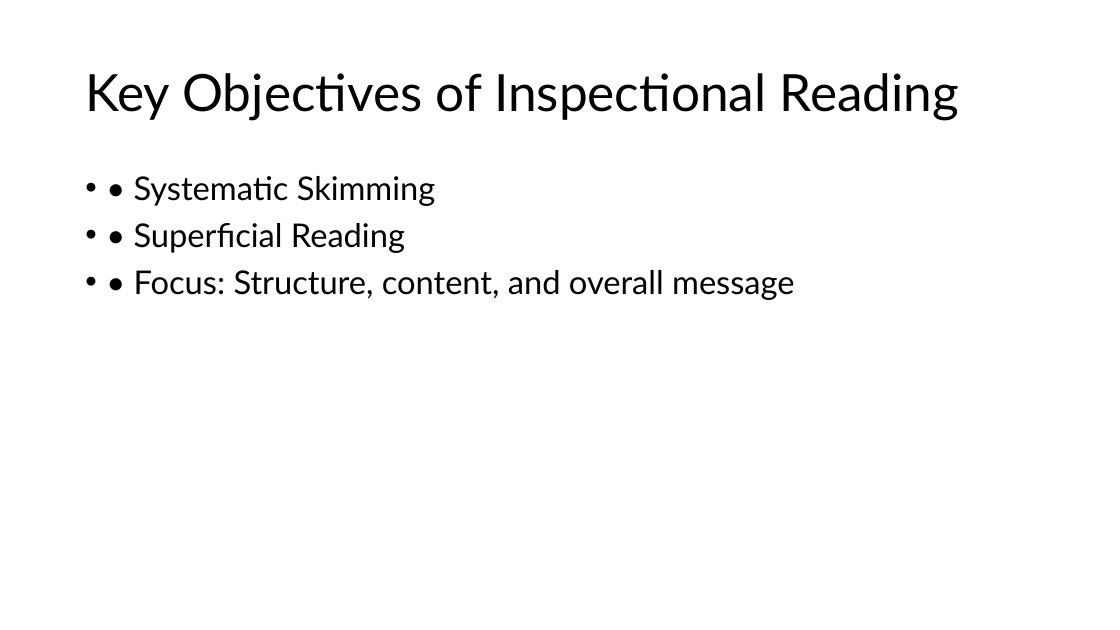
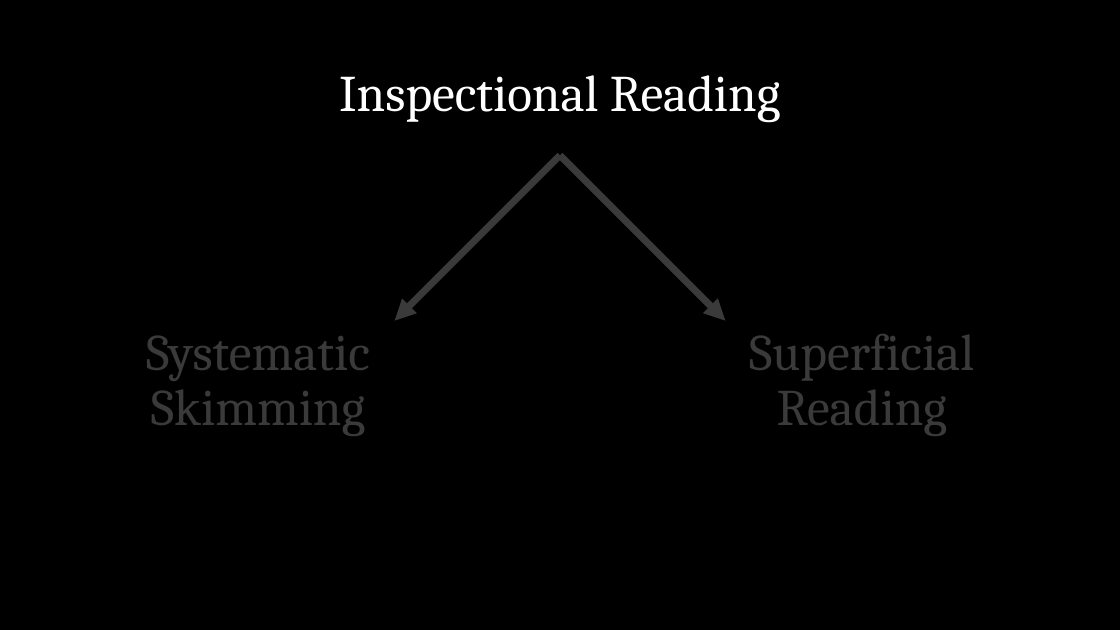
Before and after one commit to shafiqr-kmsw/matricphys, a slide deck: slide 31 of howtoreadbook/slides.pptx (slide 16 before the commit). Drawn at 1120x630 pixels with LibreOffice and Linux fonts; fonts in the diff are those of the drawing. Boxes give left, top, right and bottom in pixels: in the first picture for what was removed or moved away, otherwise in the second. Text is boxed around its words. In the diff, an @@ line names an element or a change of style, - is before the commit and + after.

```diff
--- a/howtoreadbook/slides.pptx
+++ b/howtoreadbook/slides.pptx
@@ background #FFFFFF to #000000 @@
@@ title at (339,75,780,122): text changed; font Lato to Cambria; text colour #000000 to #FFFFFF @@
-Key Objectives of Inspectional Reading
+Inspectional Reading
@@ text removed at (134,176,794,300) @@
-• • Systematic Skimming
-• • Superficial Reading
-• • Focus: Structure, content, and overall message
@@ arrow added from (560, 155) to (395, 321), #3A3A3A 6 pt @@
@@ arrow added from (560, 155) to (726, 321), #3A3A3A 6 pt @@
@@ text added at (146,336,370,436), 44 pt, text #3A3A3A @@
+Systematic Skimming
@@ text added at (749,334,974,436), 44 pt, text #3A3A3A @@
+Superficial Reading
```
Also in this commit, not shown: 19 other slides changed, 73 slides added, 7 slides removed.
